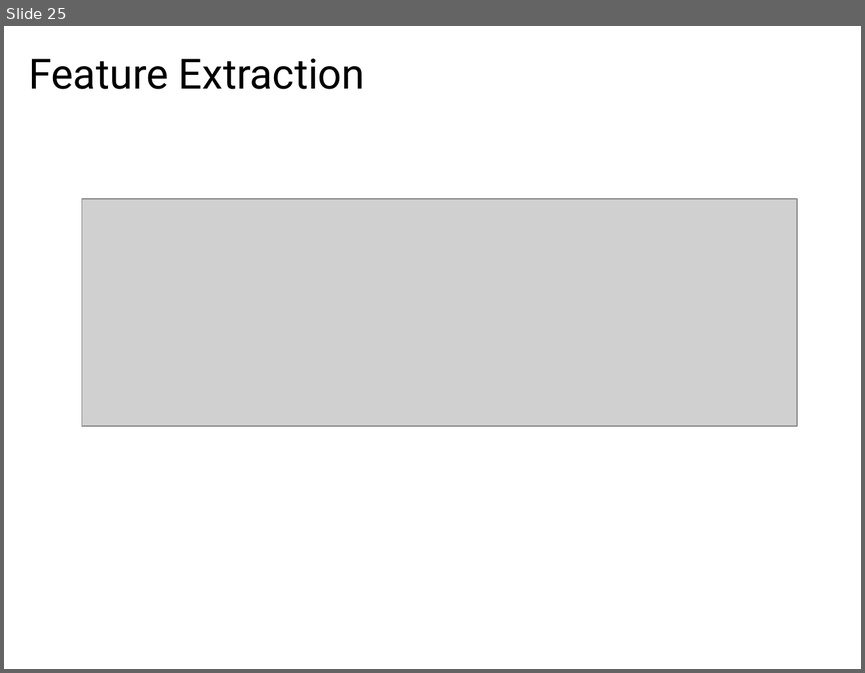
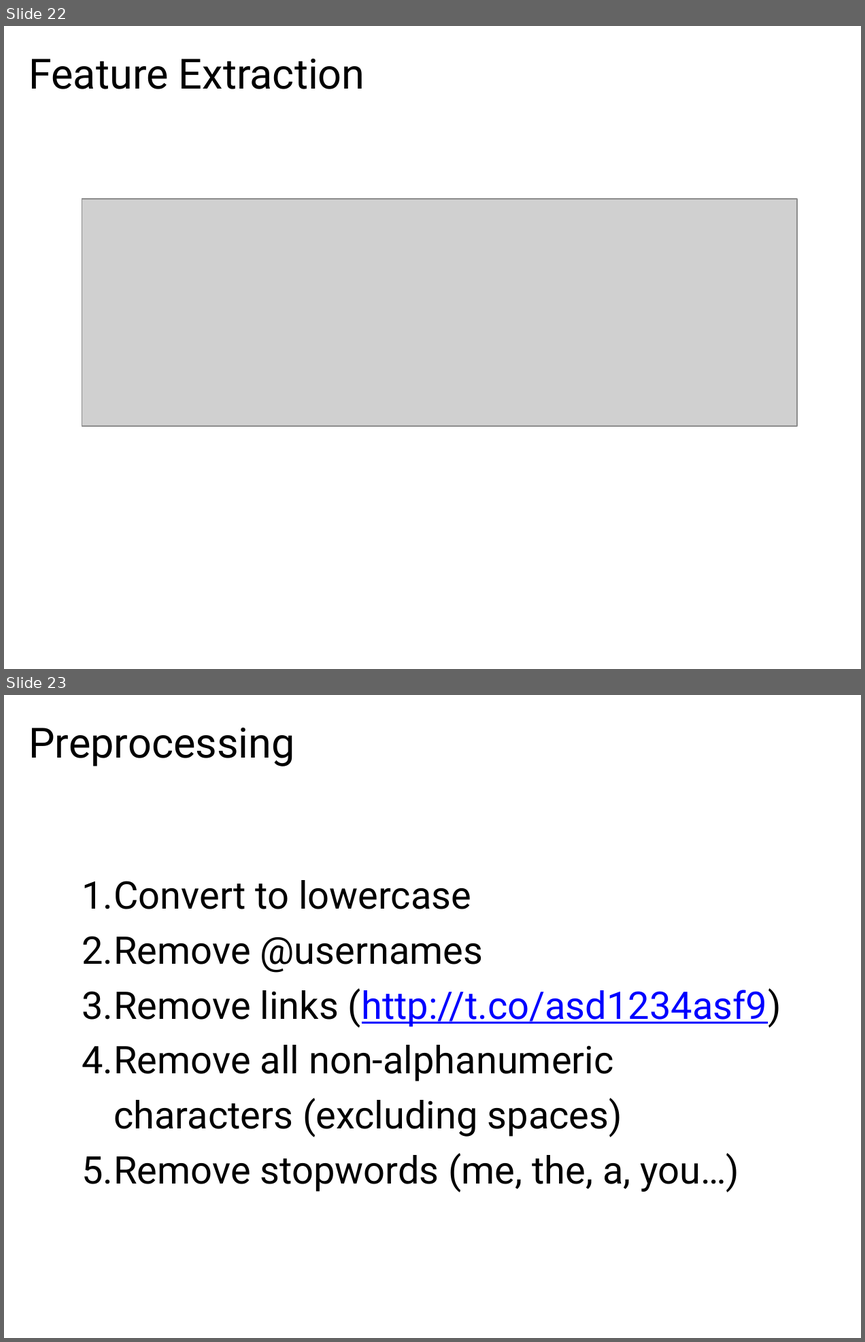
Before and after one commit to willpots/thesis, a slide deck: presentation/final_presentation.pptx. Shown one above the other, each under a label of ours: slide 25 before the commit, slides 22 and 23 after it. The pictures are 865x673 and 865x1342 pixels, drawn with LibreOffice and Linux fonts; fonts in the diff are those of the drawing; grey boxes stand for pictures. Boxes give left, top, right and bottom in pixels: in the first picture for what was removed or moved away, otherwise in the second. Text is boxed around its words. In the diff, an @@ line names an element or a change of style, - is before the commit and + after.

```diff
--- a/presentation/final_presentation.pptx
+++ b/presentation/final_presentation.pptx
@@ slide 23 added at [4, 695, 861, 1338], background #FFFFFF @@
@@ title added at [28, 728, 295, 766], 35 pt, text #000000 @@
+Preprocessing
@@ text added at [82, 880, 781, 1192], 32 pt, text #000000 @@
+1. Convert to lowercase
+2. Remove @usernames
+3. Remove links (http://t.co/asd1234asf9)
+4. Remove all non-alphanumeric characters (excluding spaces)
+5. Remove stopwords (me, the, a, you…)
@@ what was slide 25 is now slide 22 @@
```
Also in this commit, not shown: 2 slides changed, 14 other slides added, 8 slides removed, 6 other files.
